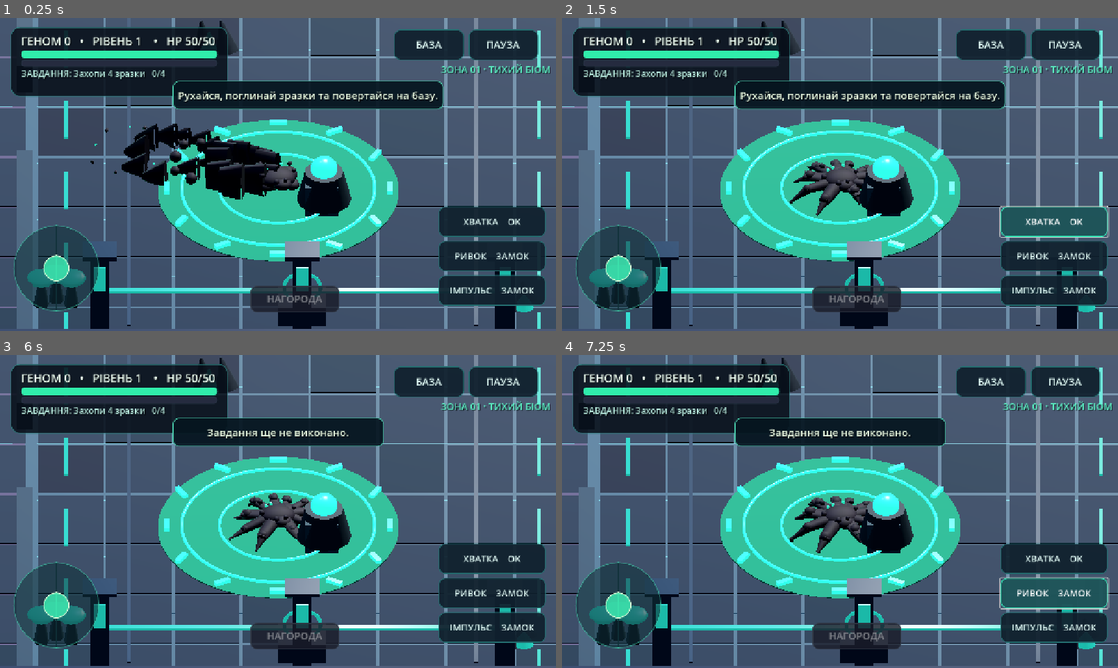
Above: before the commit, frames 1-4 (two rows, left to right).
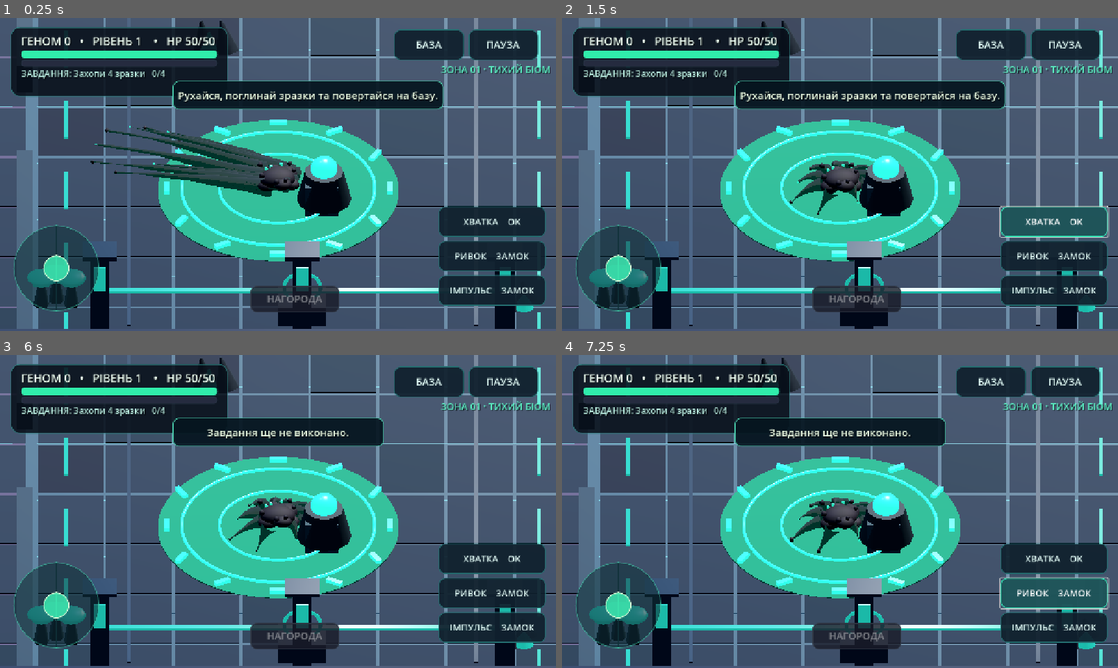
Above: after the commit, the same moments.

Repository: legioner666/Game
Game: Godot game, scene res://scenes/main.tscn
Same seed, same stepped clock (60 frames per second), same inputs: the game is played once before the commit and once after it.
Inputs:
- Up to frame 1 (0.25 s): no input
- Up to frame 2 (1.5 s): click "ХВАТКА OK" at 0.5 s; click "ХВАТКА OK" at 1.25 s
- Up to frame 3 (6 s): click "БАЗА" at 2 s; click "ПАУЗА" at 2.75 s; click "РИВОК · 35" at 3.5 s; click "ІМПУЛЬС · 80" at 4.25 s; click "ОТРИМАТИ НАГОРОДУ ЗА ЗАВДАННЯ" at 5 s; click "ПОВЕРНУТИСЯ ДО ЕКСПЕДИЦІЇ" at 5.75 s
- Up to frame 4 (7.25 s): click "РИВОК ЗАМОК" at 6.5 s

The runs differ from the first frame. In frame 1, 4.1% of the frame differs, in the area x 16-55%, y 33-58%; in frame 2, 0.8%; in frame 3, 0.8%; in frame 4, 0.8%.

Commit message:
art: replace robotic jointed legs with continuous animated slime tentacle tube meshes

Diff:
--- a/godot/scripts/slime_v2.gd
+++ b/godot/scripts/slime_v2.gd
@@ -1,7 +1,7 @@
 extends CharacterBody3D
 ## Parasite Evolution 0.2 — an original, organic silhouette.
 ## The broad body stays visible with retracted tentacles. Legs animate independently
-## and use two organic tapered sections, with persistent ground contact even at idle.
+## and remain continuous tapered tentacle tubes, without mechanical joints.
 
 const ROOTS := [
 	Vector3(-0.62, 0.04, 0.55), Vector3(0.57, 0.10, 0.61),
@@ -33,6 +33,7 @@
 var _whips: Array[MeshInstance3D] = []
 var _hit_flash := 0.0
 var _pulse := 0.0
+var _tube_timer := 0.0
 var _slime_material: ShaderMaterial
 
 func _ready() -> void:
@@ -109,28 +110,25 @@
 		spot.position = Vector3(cos(t) * r, 0.60 - float(i % 4) * 0.06, sin(t) * r)
 		_body.add_child(spot)
 	for i in range(ROOTS.size()):
-		var thick := 0.22 + float(i % 4) * 0.032
-		var lower := _segment(thick, thick * 0.72, _slime_material)
-		var upper := _segment(thick * 0.72, 0.014, _slime_material)
-		var knee := MeshInstance3D.new()
-		var knee_mesh := SphereMesh.new()
-		knee_mesh.radius = thick * 0.72
-		knee_mesh.height = thick * 1.44
-		knee_mesh.radial_segments = 9
-		knee_mesh.rings = 6
-		knee.mesh = knee_mesh
-		knee.material_override = _slime_material
-		get_tree().current_scene.add_child(knee)
+		var thick := 0.27 + float(i % 4) * 0.028
+		var mesh := ImmediateMesh.new()
+		var tentacle := MeshInstance3D.new()
+		tentacle.name = "Elastic organic appendage %02d" % i
+		tentacle.mesh = mesh
+		tentacle.material_override = _slime_material
+		get_tree().current_scene.add_child(tentacle)
 		var tip := MeshInstance3D.new()
 		var tip_mesh := SphereMesh.new()
-		tip_mesh.radius = 0.046
-		tip_mesh.height = 0.092
+		tip_mesh.radius = 0.045
+		tip_mesh.height = 0.09
 		tip.mesh = tip_mesh
 		tip.material_override = vein if i % 3 == 0 else _slime_material
 		get_tree().current_scene.add_child(tip)
-		_legs.append({"root": lower, "tip_section": upper, "bead": tip, "knee": knee,
+		_legs.append({
+			"tube": tentacle, "mesh": mesh, "bead": tip, "width": thick,
 			"anchor": global_position + ROOTS[i] * 2.2, "swing": 1.0,
-			"planted": false, "phase": float(i) / float(ROOTS.size())})
+			"planted": false, "phase": float(i) / float(ROOTS.size())
+		})
 	for i in range(3):
 		_whips.append(_segment(0.22 + float(i) * 0.03, 0.01, vein))
 	_last_position = global_position
@@ -163,6 +161,7 @@
 		velocity = Vector3.ZERO
 		return
 	_clock += delta
+	_tube_timer += delta
 	_hit_flash = maxf(0.0, _hit_flash - delta * 3.8)
 	_pulse = move_toward(_pulse, 0.0, delta * 2.3)
 	if dash_duration > 0.0:
@@ -237,15 +236,13 @@
 		var full_anchor: Vector3 = limb["anchor"]
 		var foot: Vector3 = root.lerp(full_anchor, float(limb["swing"]))
 		foot.y = maxf(0.10, foot.y)
-		var elbow := root.lerp(foot, 0.51)
-		elbow.y += 0.15 + 0.10 * sin(phase * TAU)
-		_draw_segment(limb["root"], root, elbow)
-		_draw_segment(limb["tip_section"], elbow, foot)
-		var knee_node: MeshInstance3D = limb["knee"]
-		knee_node.global_position = elbow
+		if _tube_timer >= 0.038:
+			_draw_tube(limb["mesh"], root, foot, float(limb["width"]), phase)
 		var bead: MeshInstance3D = limb["bead"]
 		bead.global_position = foot
 		bead.visible = true
+	if _tube_timer >= 0.038:
+		_tube_timer = 0.0
 	for i in range(_whips.size()):
 		var root := global_position + Vector3((float(i) - 1.0) * 0.27, 0.34, 0.51)
 		var point: Vector3 = root
@@ -272,9 +269,64 @@
 		(a + b) * 0.5
 	)
 
+## Procedural surface reconstructed at 25 Hz. One continuous, tapered,
+## soft bend per limb. Reuses ImmediateMesh nodes (no new scene objects per tick).
+func _draw_tube(mesh: ImmediateMesh, origin: Vector3, finish: Vector3,
+		thickness: float, phase: float) -> void:
+	mesh.clear_surfaces()
+	var movement := finish - origin
+	if movement.length_squared() < 0.014:
+		return
+	var direction := movement.normalized()
+	var side := direction.cross(Vector3.UP)
+	if side.length_squared() < 0.02:
+		side = direction.cross(Vector3.FORWARD)
+	side = side.normalized()
+	var other := direction.cross(side).normalized()
+	const STEPS := 8
+	const SIDES := 8
+	mesh.surface_begin(Mesh.PRIMITIVE_TRIANGLES, _slime_material)
+	for i in range(STEPS):
+		var t0 := float(i) / float(STEPS)
+		var t1 := float(i + 1) / float(STEPS)
+		var c0 := origin.lerp(finish, t0) + Vector3.UP * sin(t0 * PI) * 0.16
+		var c1 := origin.lerp(finish, t1) + Vector3.UP * sin(t1 * PI) * 0.16
+		c0 += side * sin(t0 * PI) * sin(phase * TAU) * 0.07
+		c1 += side * sin(t1 * PI) * sin(phase * TAU) * 0.07
+		var r0 := maxf(0.009, thickness * pow(1.0 - t0, 1.3))
+		var r1 := maxf(0.009, thickness * pow(1.0 - t1, 1.3))
+		for j in range(SIDES):
+			var angle0 := float(j) * TAU / float(SIDES)
+			var angle1 := float(j + 1) * TAU / float(SIDES)
+			var n0 := side * cos(angle0) + other * sin(angle0)
+			var n1 := side * cos(angle1) + other * sin(angle1)
+			var v00 := c0 + n0 * r0
+			var v01 := c0 + n1 * r0
+			var v10 := c1 + n0 * r1
+			var v11 := c1 + n1 * r1
+			mesh.surface_set_normal(n0)
+			mesh.surface_set_uv(Vector2(t0, float(j) / float(SIDES)))
+			mesh.surface_add_vertex(v00)
+			mesh.surface_set_normal(n1)
+			mesh.surface_set_uv(Vector2(t0, float(j + 1) / float(SIDES)))
+			mesh.surface_add_vertex(v01)
+			mesh.surface_set_normal(n0)
+			mesh.surface_set_uv(Vector2(t1, float(j) / float(SIDES)))
+			mesh.surface_add_vertex(v10)
+			mesh.surface_set_normal(n0)
+			mesh.surface_set_uv(Vector2(t1, float(j) / float(SIDES)))
+			mesh.surface_add_vertex(v10)
+			mesh.surface_set_normal(n1)
+			mesh.surface_set_uv(Vector2(t0, float(j + 1) / float(SIDES)))
+			mesh.surface_add_vertex(v01)
+			mesh.surface_set_normal(n1)
+			mesh.surface_set_uv(Vector2(t1, float(j + 1) / float(SIDES)))
+			mesh.surface_add_vertex(v11)
+	mesh.surface_end()
+
 func _exit_tree() -> void:
 	for leg in _legs:
-		for key in ["root", "tip_section", "bead", "knee"]:
+		for key in ["tube", "bead"]:
 			var item: MeshInstance3D = leg[key]
 			if is_instance_valid(item):
 				item.queue_free()
